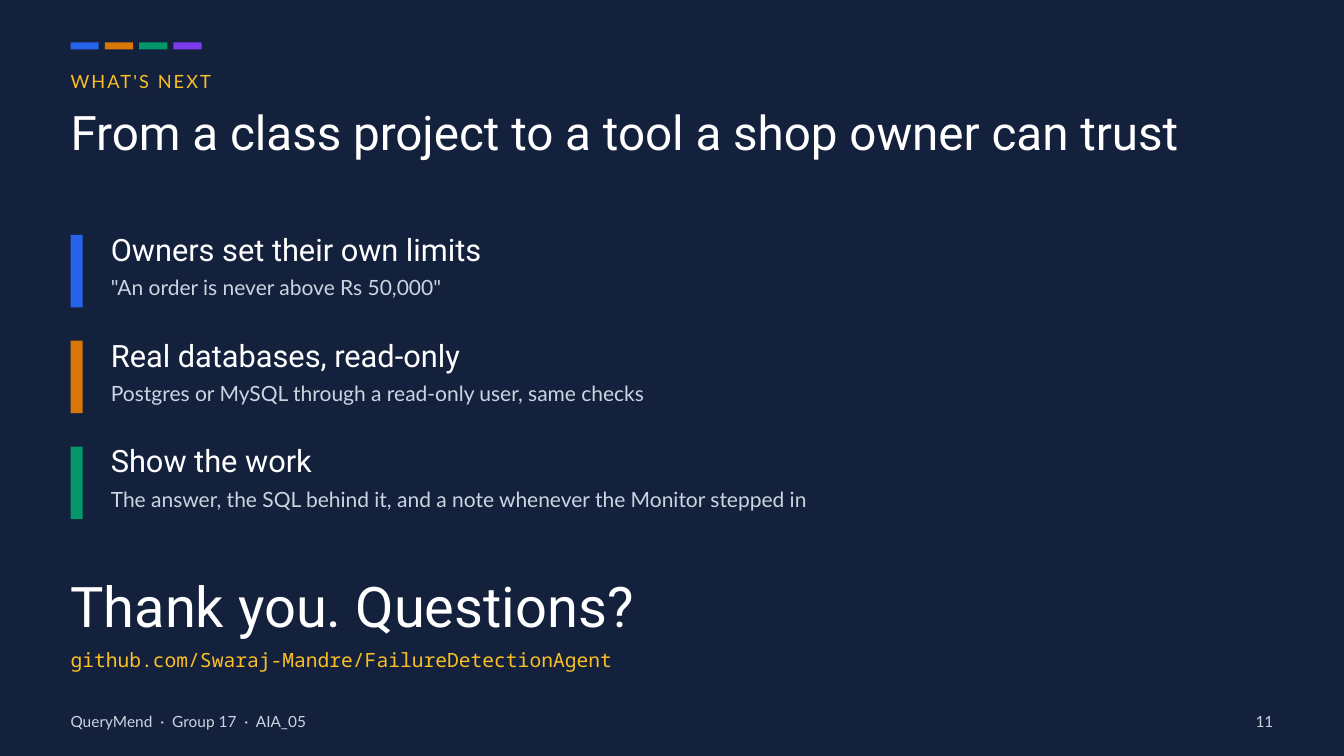
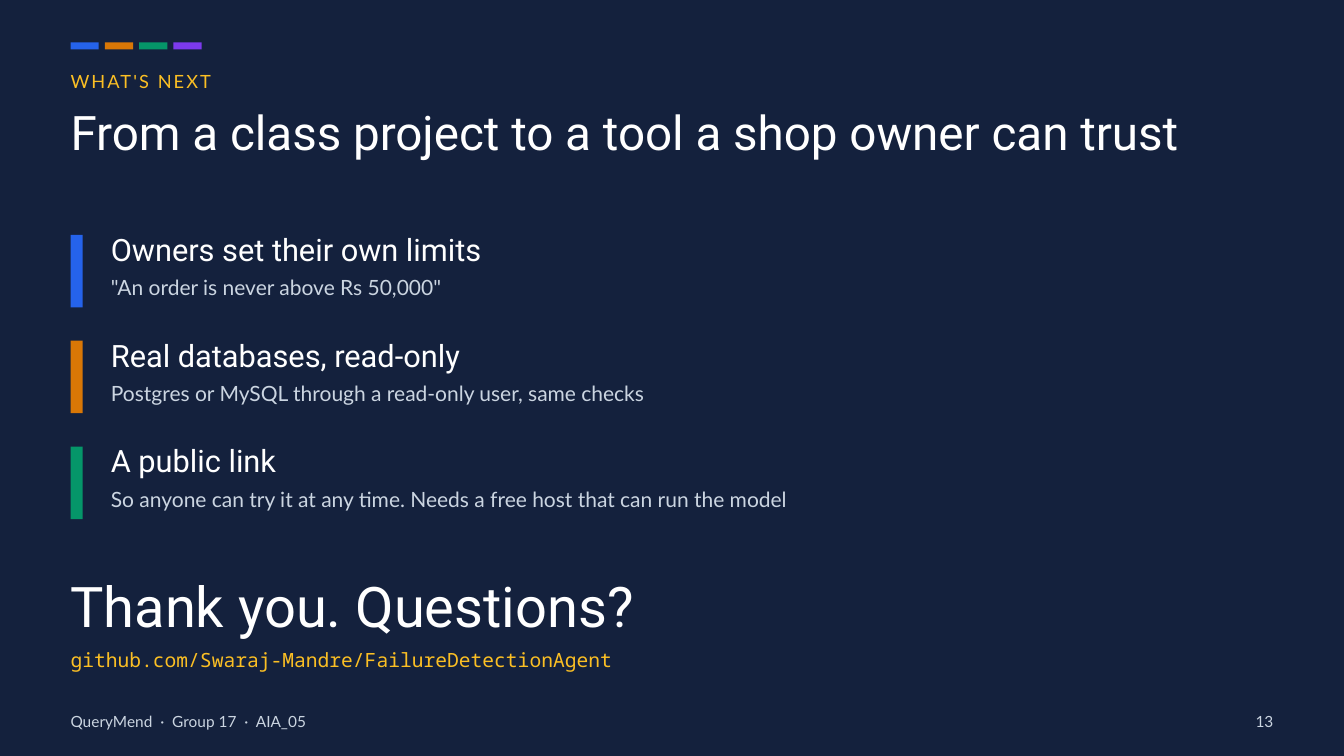
Before and after one commit to Swaraj-Mandre/FailureDetectionAgent, a slide deck: slide 13 of presentation/QueryMend_slides.pptx (slide 11 before the commit). Drawn at 1344x756 pixels with LibreOffice and Linux fonts; fonts in the diff are those of the drawing. Boxes give left, top, right and bottom in pixels: in the first picture for what was removed or moved away, otherwise in the second. Text is boxed around its words. In the diff, an @@ line names an element or a change of style, - is before the commit and + after.

```diff
--- a/presentation/QueryMend_slides.pptx
+++ b/presentation/QueryMend_slides.pptx
@@ text at box(111, 449, 276, 479): text changed @@
-Show the work
+A public link
@@ text at box(111, 491, 787, 511): text changed @@
-The answer, the SQL behind it, and a note whenever the Monitor stepped in
+So anyone can try it at any time. Needs a free host that can run the model
@@ text at box(1256, 716, 1274, 727): text changed @@
-11
+13
```
Also in this commit, not shown: 1 other slide changed, 2 slides added, 13 other files.
